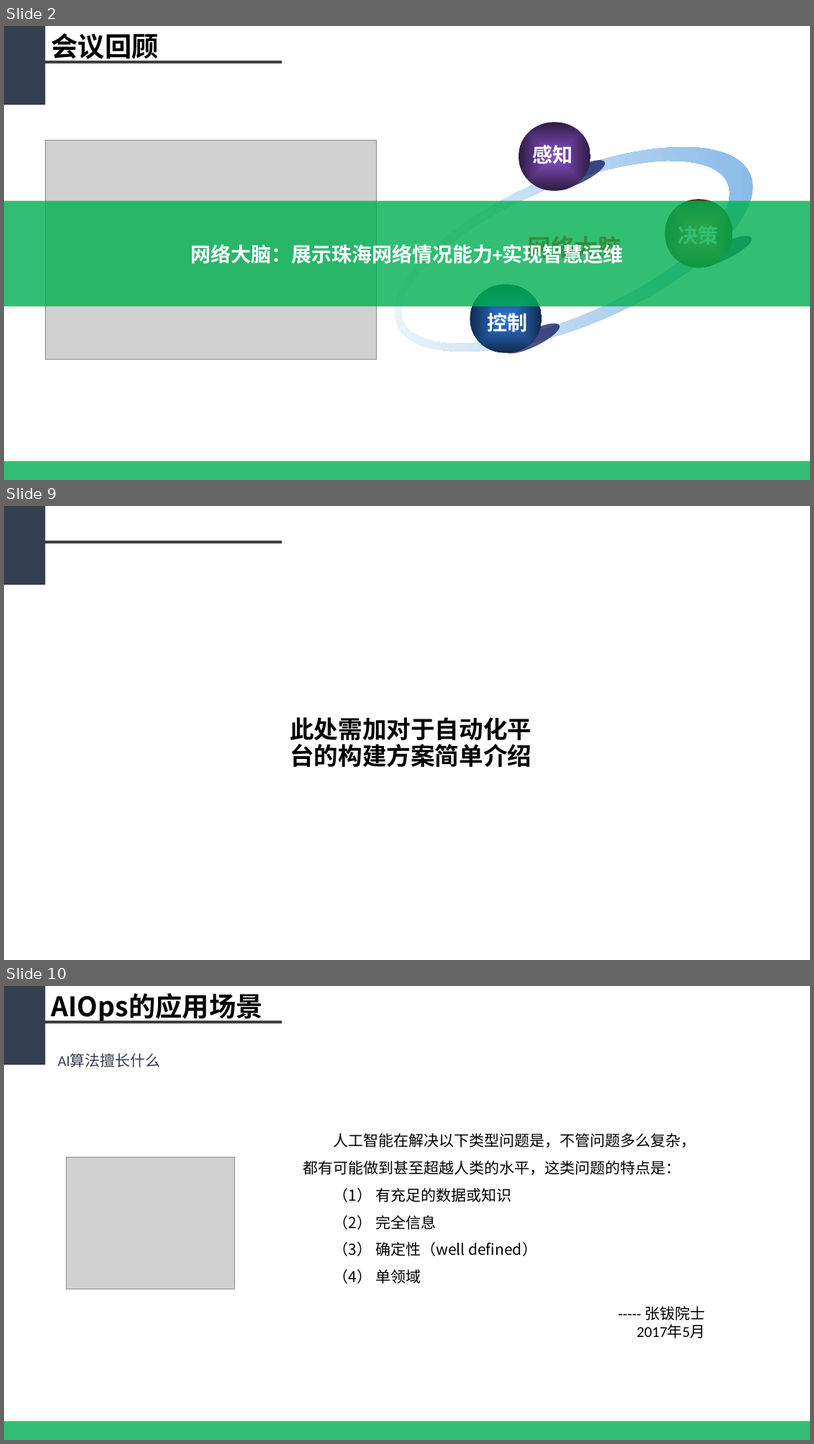
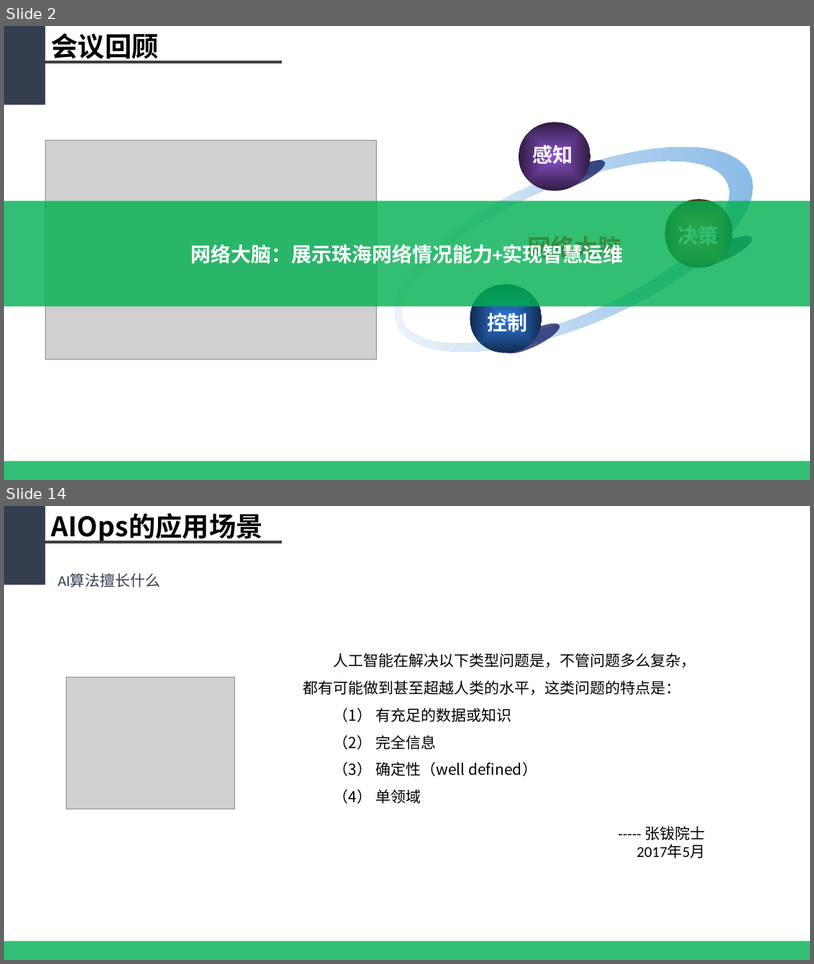
Before and after one commit to WeakX/Ref, a slide deck: 基于大数据的智慧网络运维平台_new.pptx. Shown one above the other, each under a label of ours: slides 2, 9 and 10 before the commit, slides 2 and 14 after it; the slides between them are not shown. The pictures are 814x1444 and 814x964 pixels, drawn with LibreOffice and Linux fonts; fonts in the diff are those of the drawing; grey boxes stand for pictures. Boxes give left, top, right and bottom in pixels: in the first picture for what was removed or moved away, otherwise in the second. Text is boxed around its words. In the diff, an @@ line names an element or a change of style, - is before the commit and + after.

```diff
--- a/基于大数据的智慧网络运维平台_new.pptx
+++ b/基于大数据的智慧网络运维平台_new.pptx
@@ slide 9 removed at [4,506,810,960], background #FFFFFF @@
@@ rectangle removed at [4,506,45,584] @@
@@ line removed from (45, 542) to (282, 542) @@
@@ title removed at [290,717,532,767] @@
-此处需加对于自动化平台的构建方案简单介绍
@@ what was slide 10 is now slide 14 @@
```
Also in this commit, not shown: 5 slides changed, 6 slides added, 1 other slide removed.
